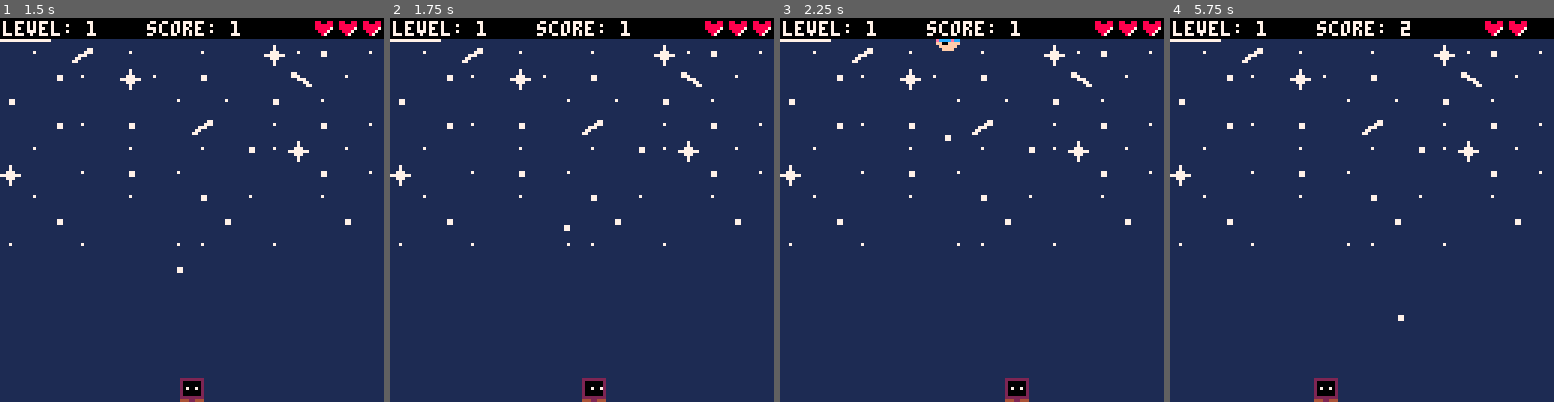
Above: before the commit, frames 1-4 (left to right).
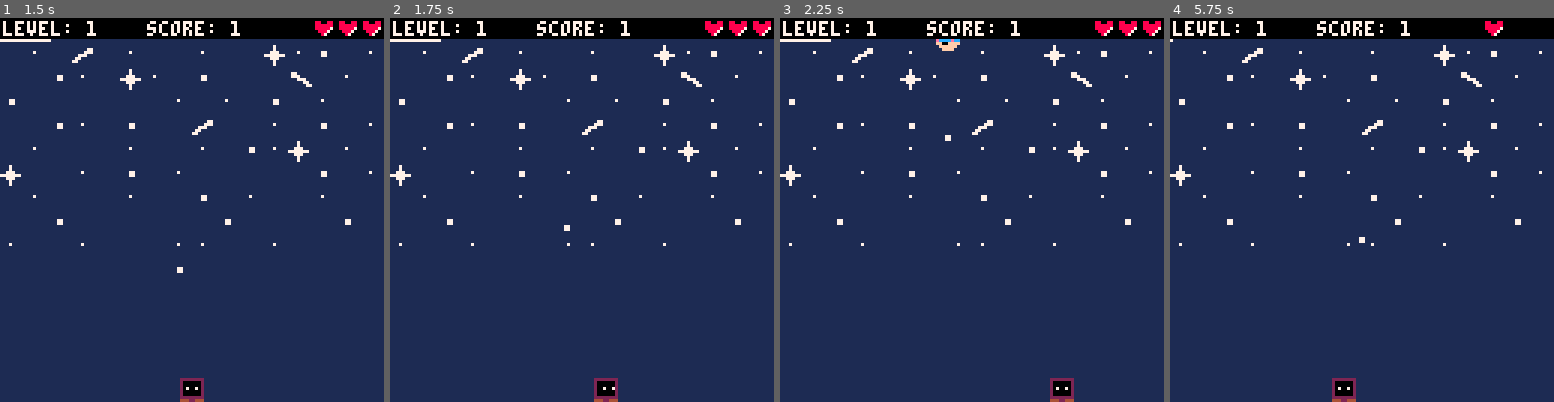
Above: after the commit, the same moments.

Repository: diodemusic/infinipong
Game: PICO-8 cartridge src/infinipong.p8
Same seed, same stepped clock (60 frames per second), same inputs: the game is played once before the commit and once after it.
Inputs:
- Up to frame 1 (1.5 s): tap X (X key) at 0.33, 1.07 s
- Up to frame 2 (1.75 s): hold Right from 1.6 s (still down)
- Up to frame 3 (2.25 s): tap X (X key) at 1.85 s; release Right at 2.1 s; hold Up from 2.15 s (still down)
- Up to frame 4 (5.75 s): release Up at 2.42 s; hold Right 2.47-3.03 s; tap X (X key) at 2.97, 4.08, 5.2 s; hold Left 3.08-3.58 s; hold Down 3.63-3.97 s; hold Right 4.02-4.68 s; hold Up 4.73-5.03 s; hold Left 5.08-5.68 s; hold Down from 5.73 s (still down)

Frame 1 is identical in both runs. In frame 2, 0.5% of the frame differs, in the area x 50-60%, y 93-100%; in frame 3, 0.8%; in frame 4, 1.0%, in the area x 0-93%, y 0-100%.

Commit message:
Add player move_speed var and increase move speed

Diff:
--- a/src/main.lua
+++ b/src/main.lua
@@ -38,12 +38,12 @@
 
     if btn(0) and player.x > 0 and not debug_options.lock_controls then
         player.moving_left = true
-        player.x -= 1
+        player.x -= player.move_speed
     end
 
     if btn(1) and player.x < 120 and not debug_options.lock_controls then
         player.moving_right = true
-        player.x += 1
+        player.x += player.move_speed
     end
 end
 
@@ -248,6 +248,7 @@
     player = {
         x=60,
         y=120,
+        move_speed = 2,
         colors={0, 2, 3, 5, 6, 7, 8, 9, 10, 11, 12, 13, 14, 15},
         color=0,
         color_updated=false,
Not shown, changed: TODO.md
